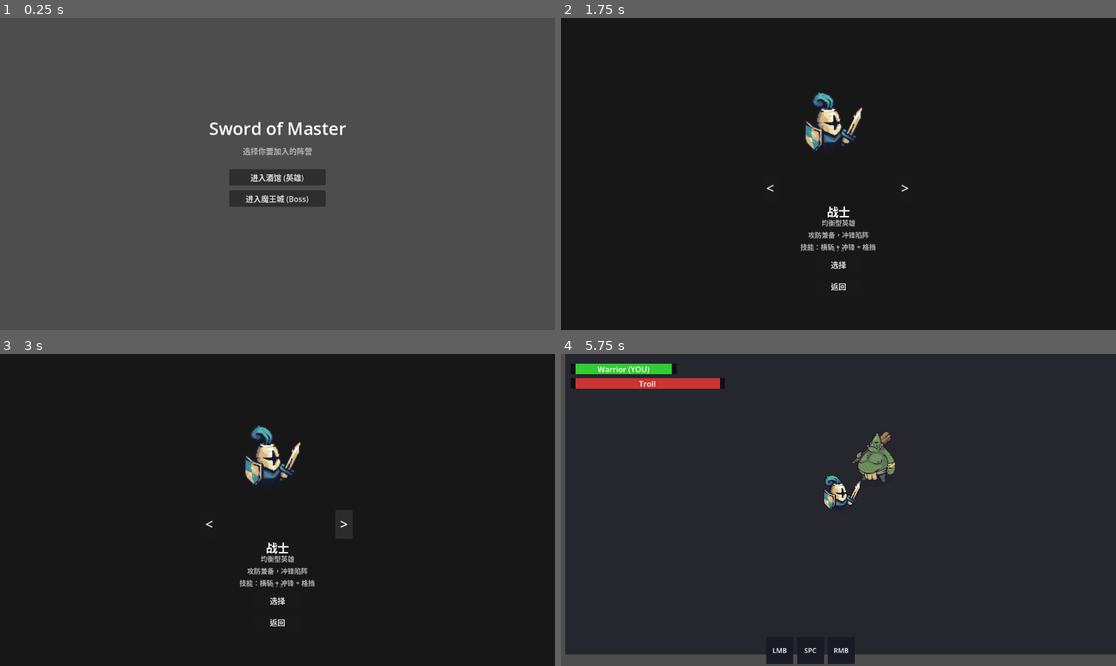
Above: before the commit, frames 1-4 (two rows, left to right).
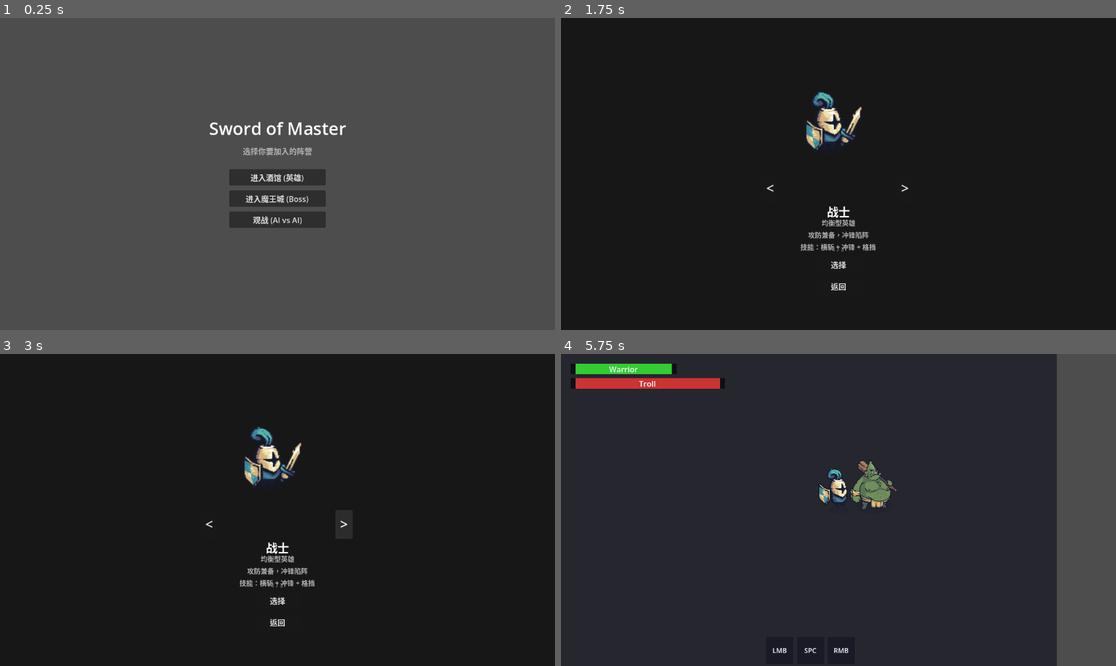
Above: after the commit, the same moments.

Repository: dejectedraven/sword-of-master
Game: Godot game, scene res://scenes/main/title_screen.tscn
Same seed, same stepped clock (60 frames per second), same inputs: the game is played once before the commit and once after it.
Inputs (mouse positions are in pixels of both pictures, inside the frame that each line leads up to):
- Up to frame 1 (0.25 s): no input
- Up to frame 2 (1.75 s): click (838, 220) at 0.5 s, where only the run after the commit has a clickable "观战 (AI vs AI)"; click (838, 177) at 1.25 s, where only the run before the commit has a clickable "进入酒馆 (英雄)"
- Up to frame 3 (3 s): click "<" at 2 s; click ">" at 2.75 s
- Up to frame 4 (5.75 s): click "选择" at 3.5 s; tap Enter at 4.25 s; move the mouse to (960, 494) at 4.27 s; hold D (right) 4.28-5.03 s; click (960, 494) at 4.42 s; tap Space at 4.52, 5.27 s; move the mouse to (727, 525) at 5.02 s; hold S (down) from 5.03 s (still down)

The runs differ from the first frame. In frame 1, 0.8% of the frame differs, in the area x 41-59%, y 62-68%; in frame 2, 0.5%; in frame 3, 0.6%; in frame 4, 15%, in the area x 0-100%, y 0-100%.

Commit message:
feat: spectate mode (AI vs AI) + fix boss hero memory

Diff:
--- a/scenes/main/game_scene.gd
+++ b/scenes/main/game_scene.gd
@@ -10,8 +10,9 @@
 	_instantiate_characters()
 
 func _instantiate_characters():
-	var is_boss = GameState.selected_faction == GameState.Faction.BOSS
-	var hero_id = GameState.selected_character if not is_boss else GameState.last_selected_hero
+	var mode = GameState.selected_faction
+	var hero_id = GameState.selected_character if mode != GameState.Faction.SPECTATE else GameState.last_selected_hero
+	hero_id = hero_id if mode != GameState.Faction.BOSS else GameState.last_selected_hero
 	var hero_scene = load("res://scenes/entities/" + hero_id.to_lower() + ".tscn")
 	hero_entity = hero_scene.instantiate()
 	hero_entity.name = hero_id
@@ -27,21 +28,27 @@
 func _setup_characters():
 	hero_entity.collision_layer = 1; hero_entity.collision_mask = 2
 	troll_entity.collision_layer = 1; troll_entity.collision_mask = 2
-	var is_boss = GameState.selected_faction == GameState.Faction.BOSS
-	if is_boss:
+	var mode = GameState.selected_faction
+	var is_boss = mode == GameState.Faction.BOSS
+	var is_spectate = mode == GameState.Faction.SPECTATE
+	if is_spectate:
+		hero_entity.is_ai_controlled = true
+		hero_entity.add_child(_load_ai(hero_entity.name))
+		troll_entity.is_ai_controlled = true
+		troll_entity.add_child(load("res://scripts/controllers/ai_troll.gd").new())
+		hero_entity.get_node("Camera2D").make_current()
+	elif is_boss:
 		troll_entity.is_ai_controlled = false
 		troll_entity.get_node("Camera2D").make_current()
 		hero_entity.is_ai_controlled = true
 		hero_entity.add_child(_load_ai(hero_entity.name))
-		troll_entity.health.died.connect(_on_troll_died)
-		hero_entity.health.died.connect(_on_hero_died)
 	else:
 		hero_entity.is_ai_controlled = false
 		hero_entity.get_node("Camera2D").make_current()
 		troll_entity.is_ai_controlled = true
 		troll_entity.add_child(load("res://scripts/controllers/ai_troll.gd").new())
-		hero_entity.health.died.connect(_on_hero_died)
-		troll_entity.health.died.connect(_on_troll_died)
+	hero_entity.health.died.connect(_on_hero_died)
+	troll_entity.health.died.connect(_on_troll_died)
 	var hud = $HUD
 	hud.setup_entities(hero_entity, troll_entity)
 
--- a/scenes/main/title_screen.gd
+++ b/scenes/main/title_screen.gd
@@ -4,8 +4,13 @@
 	GameState.reset()
 	var tavern = get_node_or_null("TavernBtn")
 	var castle = get_node_or_null("CastleBtn")
-	if tavern: tavern.pressed.connect(func():
-		GameState.selected_faction = GameState.Faction.HERO
+	if castle: castle.pressed.connect(func():
+		GameState.selected_faction = GameState.Faction.BOSS
+		get_tree().change_scene_to_file("res://scenes/main/boss_select.tscn")
+	)
+	var spectate = get_node_or_null("SpectateBtn")
+	if spectate: spectate.pressed.connect(func():
+		GameState.selected_faction = GameState.Faction.SPECTATE
 		get_tree().change_scene_to_file("res://scenes/main/hero_select.tscn")
 	)
 	if castle: castle.pressed.connect(func():
--- a/scenes/main/title_screen.tscn
+++ b/scenes/main/title_screen.tscn
@@ -58,3 +58,15 @@
 offset_right = 100
 offset_bottom = 68
 text = "进入魔王城 (Boss)"
+
+[node name="SpectateBtn" type="Button" parent="."]
+anchors_preset = 8
+anchor_left = 0.5
+anchor_top = 0.5
+anchor_right = 0.5
+anchor_bottom = 0.5
+offset_left = -100
+offset_top = 78
+offset_right = 100
+offset_bottom = 112
+text = "观战 (AI vs AI)"
--- a/scenes/ui/hud.gd
+++ b/scenes/ui/hud.gd
@@ -54,14 +54,25 @@
 	_update_skill_cd()
 	if GameState.is_game_over:
 		result_label.show()
-		var is_boss = GameState.selected_faction == GameState.Faction.BOSS
+		var mode = GameState.selected_faction
 		var hw = GameState.victory_type == GameState.VictoryType.HERO_WIN
-		result_label.text = "VICTORY!" if ((is_boss and not hw) or (not is_boss and hw)) else "DEFEATED..."
+		if mode == GameState.Faction.SPECTATE:
+			result_label.text = "Hero Wins!" if hw else "Troll Wins!"
+		else:
+			var is_boss = mode == GameState.Faction.BOSS
+			result_label.text = "VICTORY!" if ((is_boss and not hw) or (not is_boss and hw)) else "DEFEATED..."
 
 func _update_hp():
 	if not _hero_entity or not _boss_entity: return
-	var is_boss = GameState.selected_faction == GameState.Faction.BOSS
-	if is_boss:
+	var mode = GameState.selected_faction
+	var is_boss = mode == GameState.Faction.BOSS
+	var is_spectate = mode == GameState.Faction.SPECTATE
+	if is_spectate:
+		player_fill.size.x = 200 * _hero_entity.health.hp_ratio()
+		player_label.text = _hero_entity.name
+		boss_fill.size.x = 300 * _boss_entity.health.hp_ratio()
+		boss_label.text = _boss_entity.name
+	elif is_boss:
 		player_fill.size.x = 200 * _boss_entity.health.hp_ratio()
 		player_label.text = "Troll (YOU)"
 		boss_fill.size.x = 300 * _hero_entity.health.hp_ratio()
@@ -73,7 +84,11 @@
 		boss_label.text = _boss_entity.name
 
 func _update_skill_cd():
-	var player = _boss_entity if GameState.selected_faction == GameState.Faction.BOSS else _hero_entity
+	var mode = GameState.selected_faction
+	if mode == GameState.Faction.SPECTATE:
+		for i in 3: _set_overlay(i, false, 0.0)
+		return
+	var player = _boss_entity if mode == GameState.Faction.BOSS else _hero_entity
 	if not player or _skill_slots.size() < 3: return
 	var slash = player.get_node_or_null("SlashAbility") as AbilityBase
 	var arrow = player.get_node_or_null("ArrowAbility") as AbilityBase
--- a/scripts/state/game_state.gd
+++ b/scripts/state/game_state.gd
@@ -1,7 +1,7 @@
 extends Node
 
 enum VictoryType { NONE, HERO_WIN, TROLL_WIN }
-enum Faction { HERO, BOSS }
+enum Faction { HERO, BOSS, SPECTATE }
 
 var selected_faction: Faction = Faction.HERO
 var selected_character: String = "Warrior"
@@ -16,6 +16,5 @@
 func reset():
 	selected_faction = Faction.HERO
 	selected_character = "Warrior"
-	last_selected_hero = "Warrior"
 	is_game_over = false
 	victory_type = VictoryType.NONE
Not shown, changed: CHANGELOG.md
